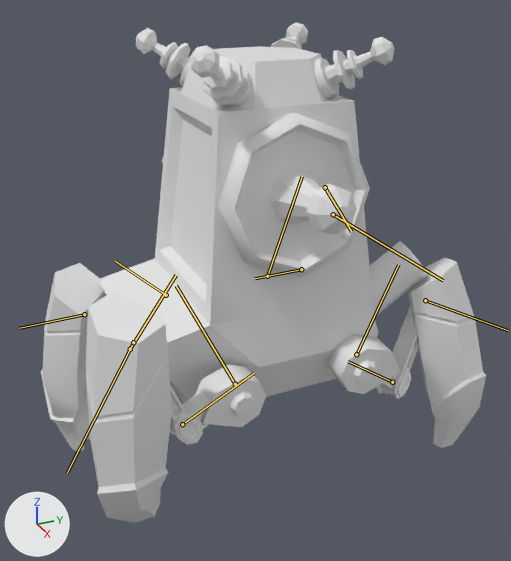
Two versions of the FBX model resource/ani/캐릭터/MS04_EMP/MS04_Release_001.FBX, one commit apart.
Rendered twice from a 50 mm lens placed at (1.888, -0.838, 1.268), pointed at (0.016, 0.005, 0.332). The axes (+X, +Y, +Z) are drawn at lower left. The lights are the same throughout. Both versions are drawn at frame 83 of the action 'EMP_Release_001'; the numbers are the values there. The bones that bend it are drawn over the model as lines.

Objects in the first picture: 'EMP_Modeling'.
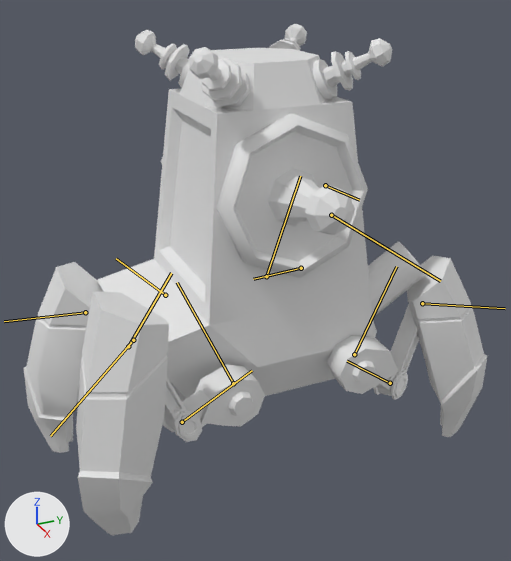
What differs and where, as boxes [x1, y1, x2, y2] in the pictures (511 x 561 px):
'EMP_Modeling', posed
    before: [41, 23, 486, 522]
    after: [23, 24, 487, 535]
bone 'EMP_Body', root to tip
    before: (333, 214) to (443, 280)
    after: (331, 215) to (440, 281)
bone 'EMP_Leg02', root to tip
    before: (166, 295) to (115, 261)
    after: (165, 295) to (116, 258)
bone 'Bone007', root to tip
    before: (130, 349) to (176, 275)
    after: (128, 346) to (171, 273)
bone 'Bone008', root to tip
    before: (84, 314) to (19, 328)
    after: (85, 312) to (4, 321)
bone 'EMP_Leg04', root to tip
    before: (267, 276) to (302, 176)
    after: (266, 276) to (300, 176)
bone 'Bone017', root to tip
    before: (325, 187) to (351, 231)
    after: (325, 185) to (359, 200)
bone 'EMP_Leg01', root to tip
    before: (235, 384) to (176, 285)
    after: (233, 383) to (177, 282)
bone 'Bone003', root to tip
    before: (182, 424) to (254, 373)
    after: (182, 422) to (252, 370)
bone 'Bone004', root to tip
    before: (133, 342) to (67, 473)
    after: (133, 340) to (50, 436)
bone 'EMP_Leg03', root to tip
    before: (356, 354) to (398, 264)
    after: (354, 354) to (396, 266)
bone 'Bone012', root to tip
    before: (425, 300) to (508, 330)
    after: (422, 303) to (505, 308)

The change in detail:
Bone 'EMP_Body' (bone_emp_body) moves from (0.0, 1.2, -13.1) to (0.0, 0.3, -13.3).
Bone 'EMP_Leg02' (bone_emp_leg02) turns from (1, 5, 38) to (3, 4, 40) degrees about its own x, y and z.
Bone 'Bone007' (bone_bone007) turns from (2, -1, -16) to (3, -1, -19) degrees about its own x, y and z.
Bone 'Bone008' (bone_bone008) turns from (-1, -13, -76) to (-2, -10, -59) degrees about its own x, y and z.
Bone 'EMP_Leg04' (bone_emp_leg04) turns from (1, 5, 35) to (2, 4, 37) degrees about its own x, y and z.
Bone 'Bone017' (bone_bone017) turns from (-3, -10, -74) to (-3, -7, -59) degrees about its own x, y and z.
Bone 'EMP_Leg01' (bone_emp_leg01) turns from (3, 2, 30) to (2, 3, 32) degrees about its own x, y and z.
Bone 'Bone003' (bone_bone003) turns from (1, 0, -7) to (1, 0, -9) degrees about its own x, y and z.
Bone 'Bone004' (bone_bone004) turns from (-3, -10, -75) to (-3, -7, -60) degrees about its own x, y and z.
Bone 'EMP_Leg03' (bone_emp_leg03) turns from (4, 2, 36) to (3, 3, 36) degrees about its own x, y and z.
Bone 'Bone012' (bone_bone012) turns from (-1, -9, -73) to (-1, -6, -57) degrees about its own x, y and z.
